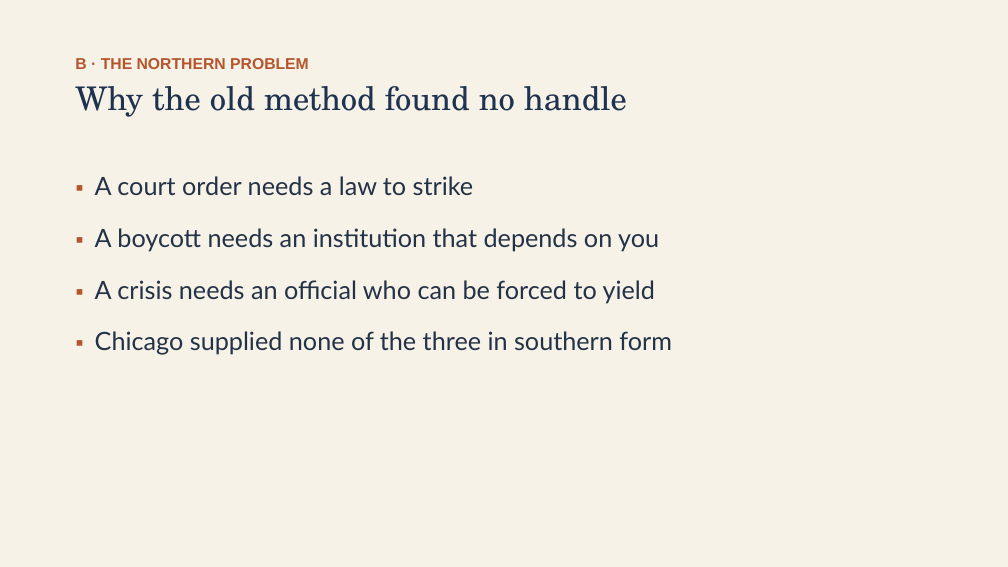
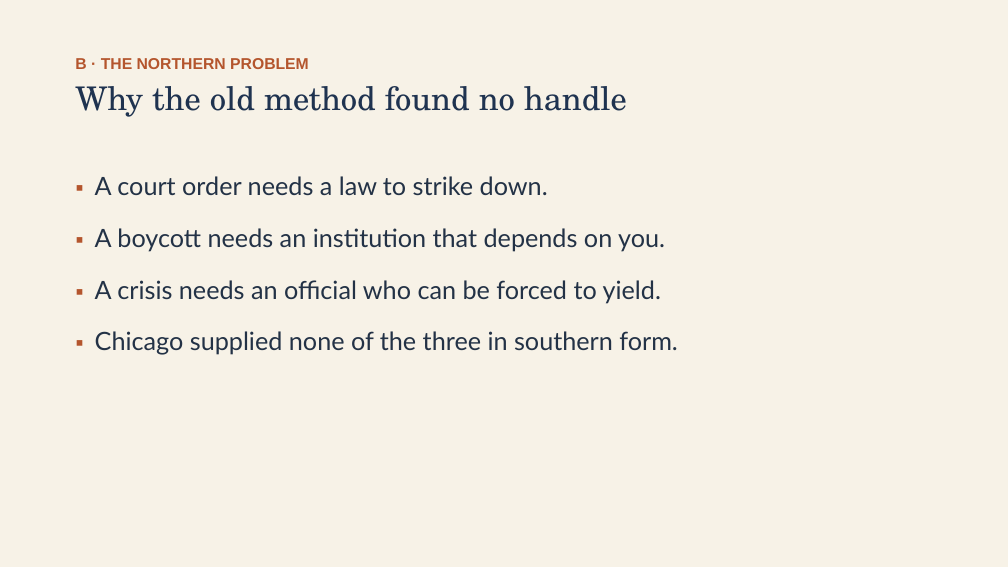
Before and after one commit to ab17gthb/humanities-curriculum-group, a slide deck: slide 9 of civil-rights/lesson-07/lesson-07-slides.pptx. Drawn at 1008x567 pixels with LibreOffice and Linux fonts; fonts in the diff are those of the drawing. Boxes give left, top, right and bottom in pixels: in the first picture for what was removed or moved away, otherwise in the second. Text is boxed around its words. In the diff, an @@ line names an element or a change of style, - is before the commit and + after.

```diff
--- a/civil-rights/lesson-07/lesson-07-slides.pptx
+++ b/civil-rights/lesson-07/lesson-07-slides.pptx
@@ text at [95,176,678,355]: text changed @@
-▪ A court order needs a law to strike
-▪ A boycott needs an institution that depends on you
-▪ A crisis needs an official who can be forced to yield
-▪ Chicago supplied none of the three in southern form
+▪ A court order needs a law to strike down.
+▪ A boycott needs an institution that depends on you.
+▪ A crisis needs an official who can be forced to yield.
+▪ Chicago supplied none of the three in southern form.
```
Also in this commit, not shown: 9 other slides changed, 6 other files.
